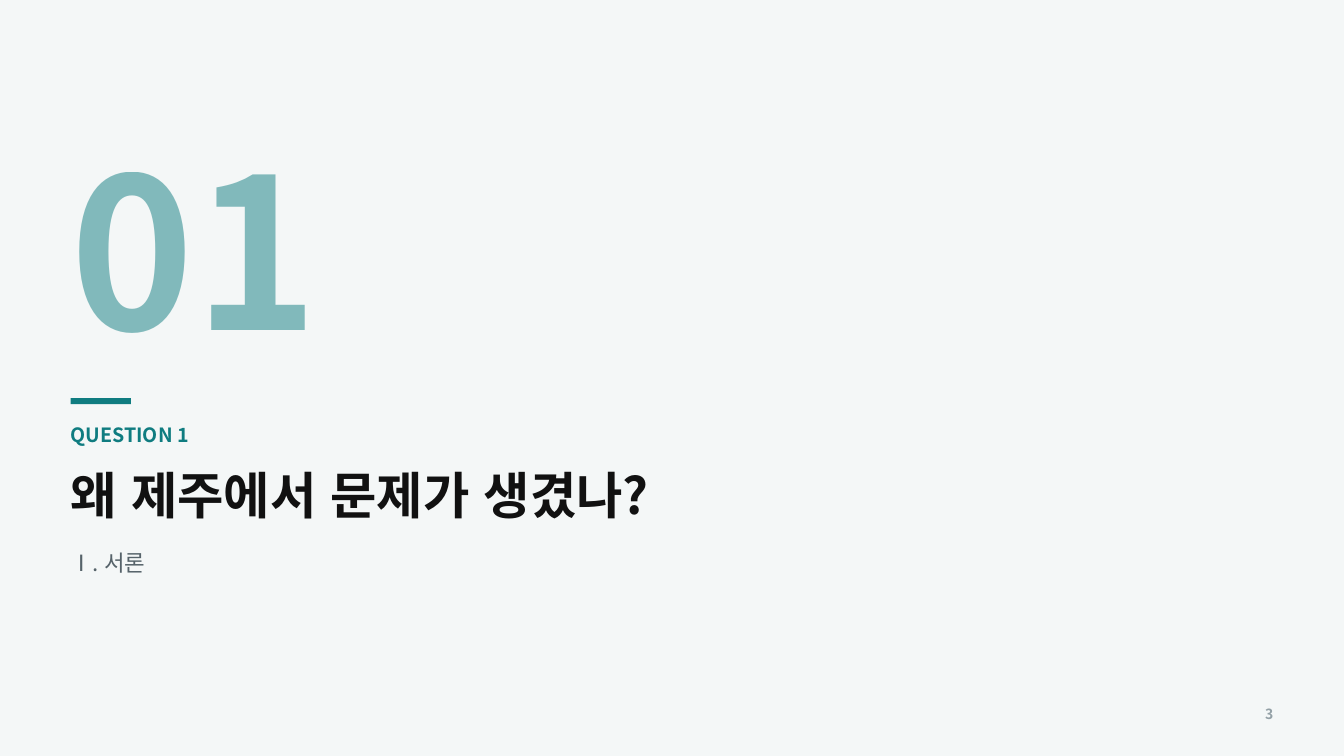
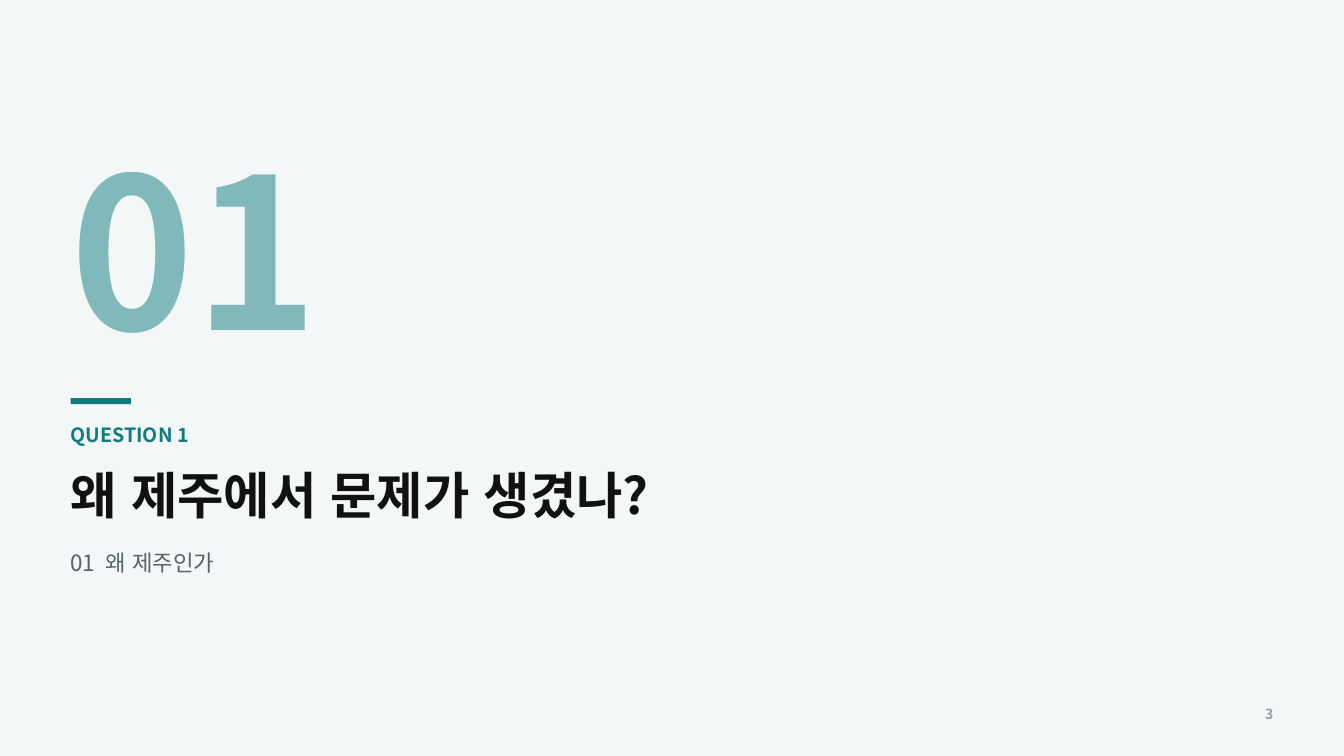
Before and after one commit to a44830300-arch/shaohong, a slide deck: slide 3 of 학업/전기/발표/분산에너지_발표_시안B.pptx. Drawn at 1344x756 pixels with LibreOffice and Linux fonts; fonts in the diff are those of the drawing. Boxes give left, top, right and bottom in pixels: in the first picture for what was removed or moved away, otherwise in the second. Text is boxed around its words. In the diff, an @@ line names an element or a change of style, - is before the commit and + after.

```diff
--- a/학업/전기/발표/분산에너지_발표_시안B.pptx
+++ b/학업/전기/발표/분산에너지_발표_시안B.pptx
@@ text at (71, 552, 214, 573): text changed @@
-Ⅰ. 서론
+01 왜 제주인가
```
Also in this commit, not shown: 1 other slide changed, 1 other file.
